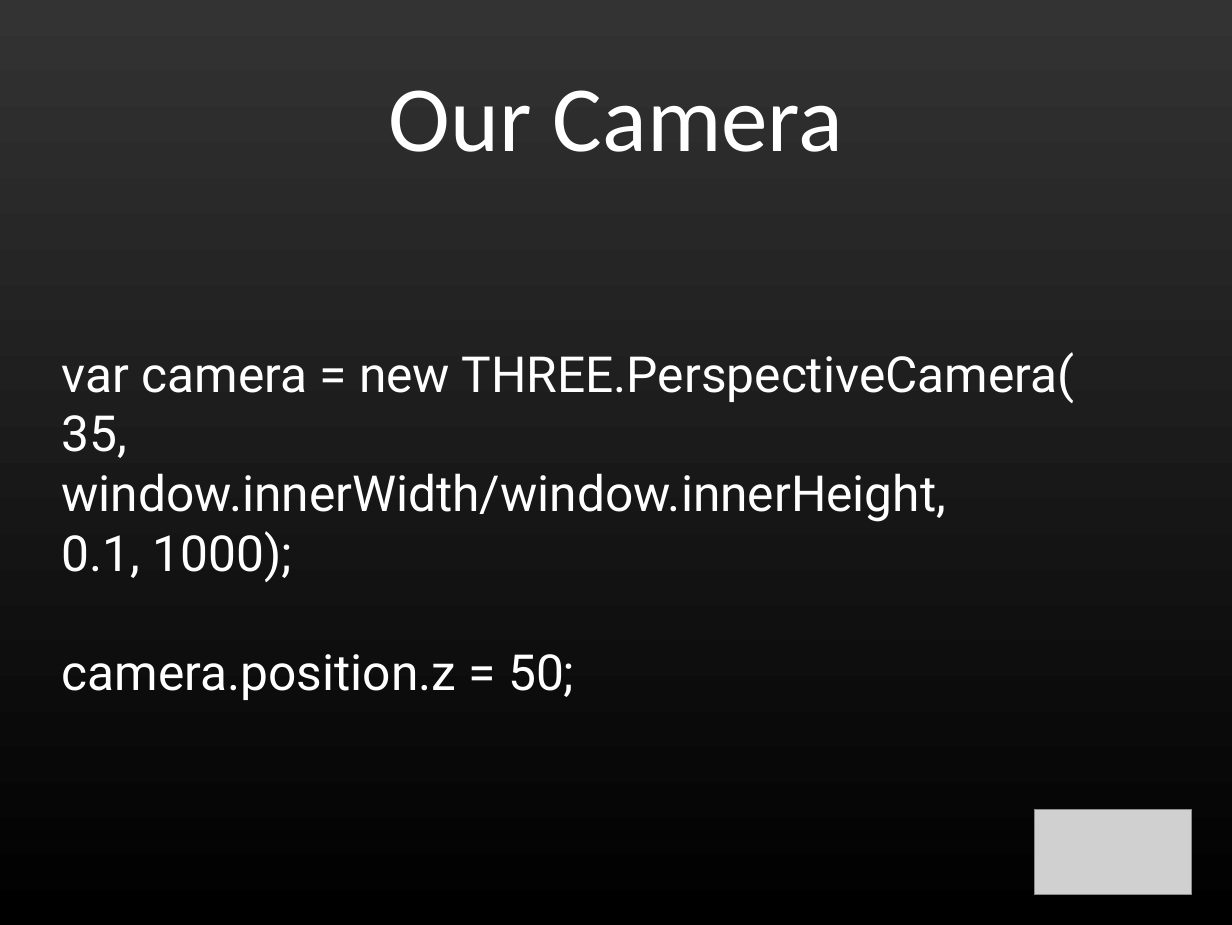
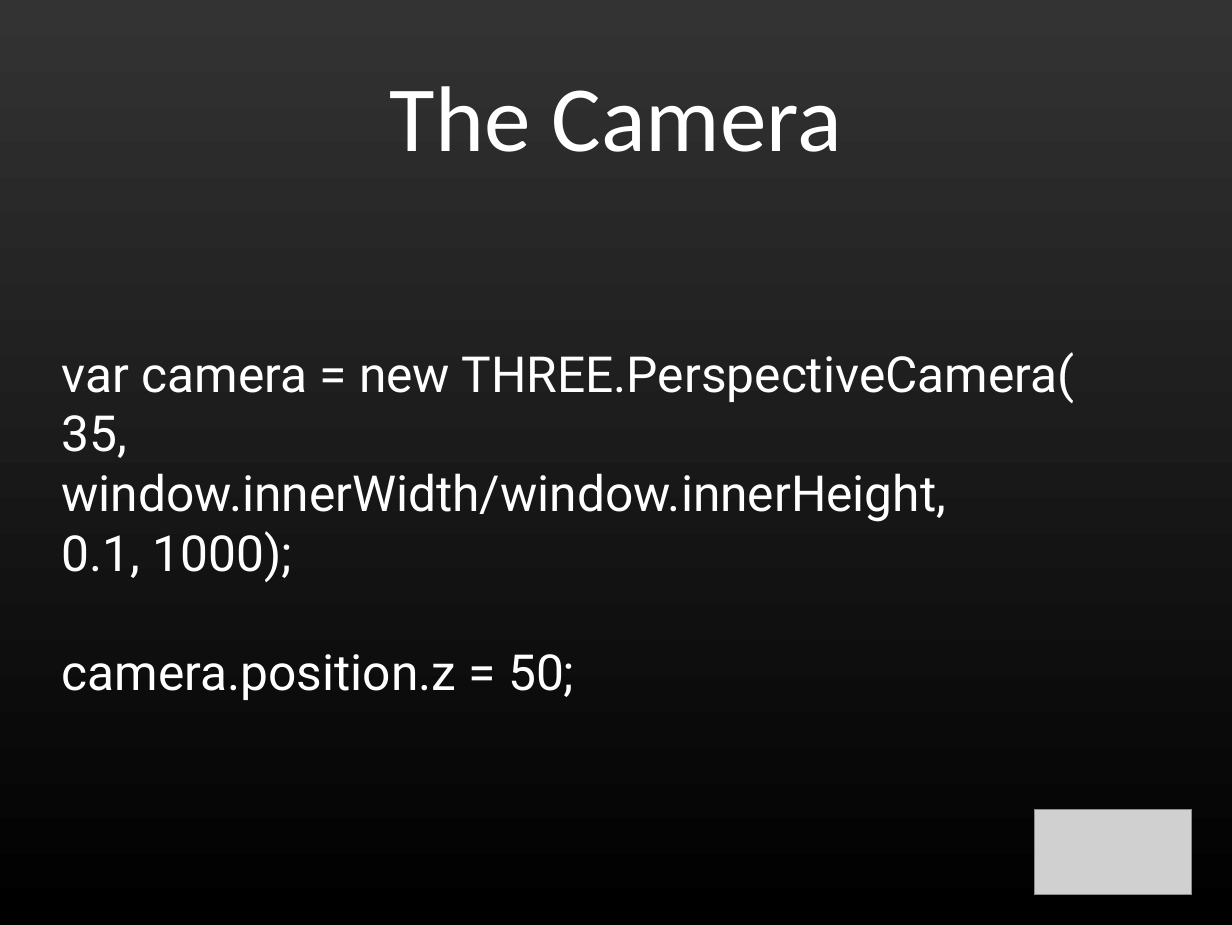
Before and after one commit to shegeek/teapots_can_fly, a slide deck: slide 17 of slides/teapots_can_fly-slides.odp. Drawn at 1232x925 pixels with LibreOffice and Linux fonts; fonts in the diff are those of the drawing; grey boxes stand for pictures. Boxes give left, top, right and bottom in pixels: in the first picture for what was removed or moved away, otherwise in the second. Text is boxed around its words. In the diff, an @@ line names an element or a change of style, - is before the commit and + after.

```diff
--- a/slides/teapots_can_fly-slides.odp
+++ b/slides/teapots_can_fly-slides.odp
@@ title at (390,86,842,152): text changed @@
-Our Camera
+The Camera
```
Also in this commit, not shown: 5 other slides changed, 4 slides added, 2 other files.
